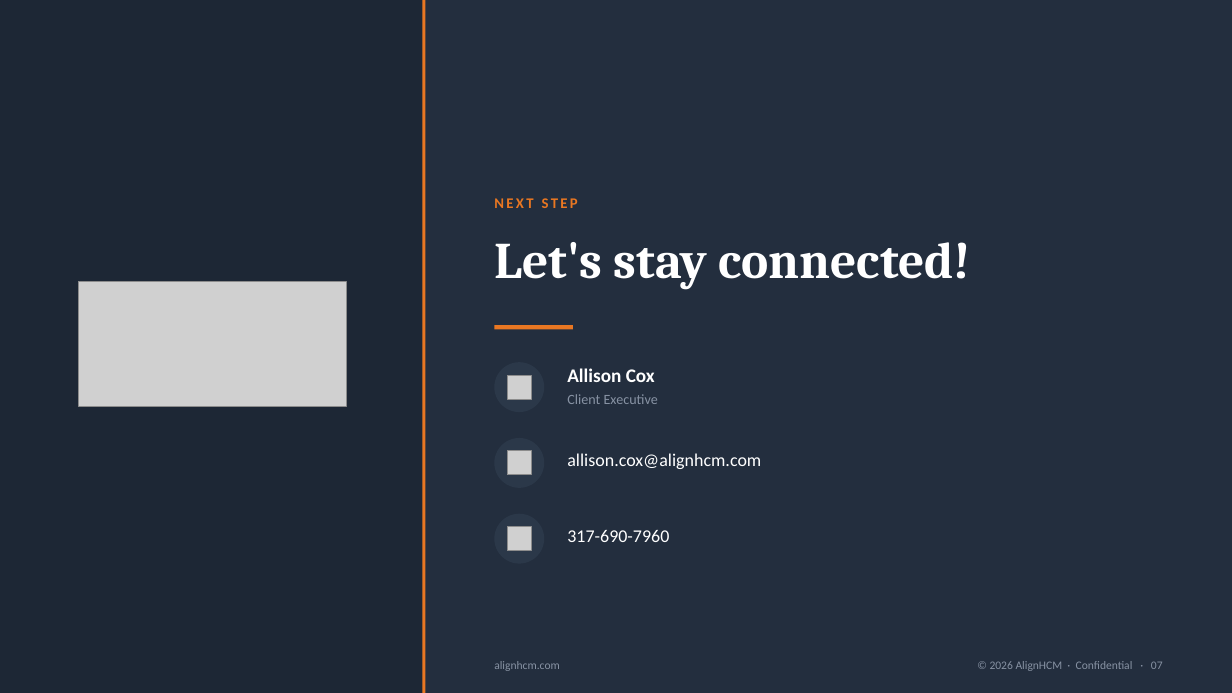
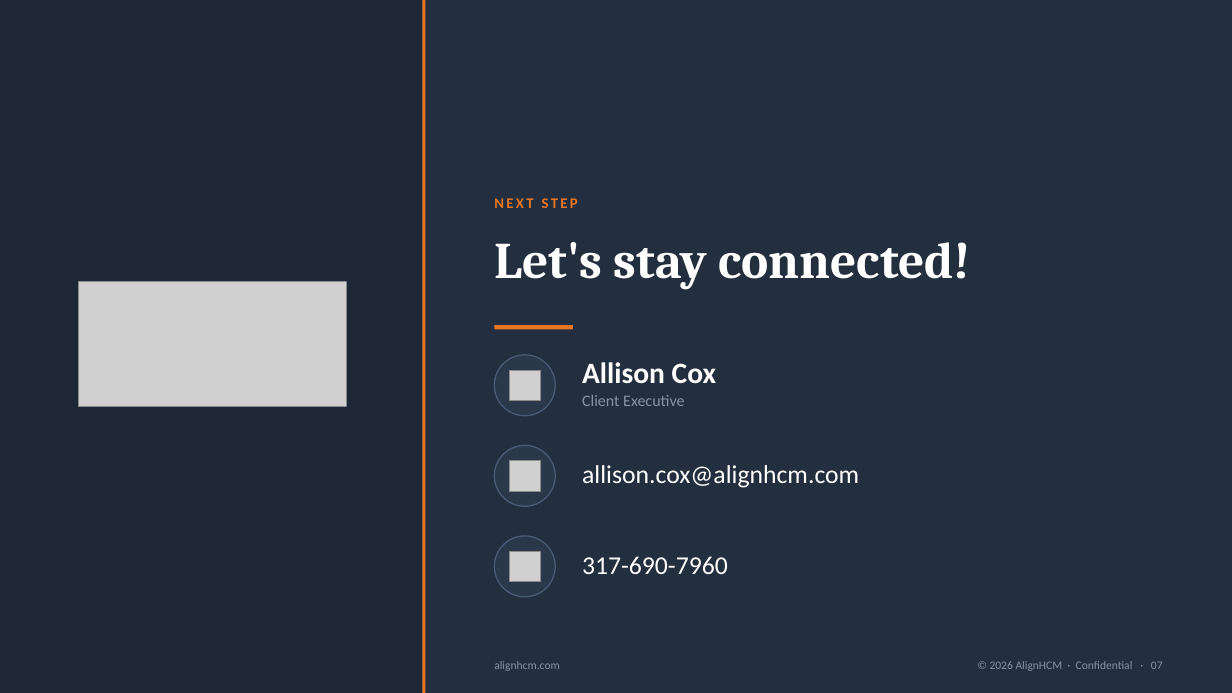
Before and after one commit to dillonmohr8777/client-operations-canonical, a slide deck: slide 7 of clients/align-hcm/deliverables/2026-08-12-bosley-hairclub-ukg-pro-merger-proposal/Align_HCM_Bosley_HairClub_UKG_Pro_Merger.pptx. Drawn at 1232x693 pixels with LibreOffice and Linux fonts; fonts in the diff are those of the drawing; grey boxes stand for pictures. Boxes give left, top, right and bottom in pixels: in the first picture for what was removed or moved away, otherwise in the second. Text is boxed around its words. In the diff, an @@ line names an element or a change of style, - is before the commit and + after.

```diff
--- a/clients/align-hcm/deliverables/2026-08-12-bosley-hairclub-ukg-pro-merger-proposal/Align_HCM_Bosley_HairClub_UKG_Pro_Merger.pptx
+++ b/clients/align-hcm/deliverables/2026-08-12-bosley-hairclub-ukg-pro-merger-proposal/Align_HCM_Bosley_HairClub_UKG_Pro_Merger.pptx
@@ ellipse: place and size @@
-ellipse at [494, 362, 544, 412]
+ellipse at [494, 355, 555, 416]
@@ text "Allison Cox": place and size @@
-text "Allison Cox" at [567, 368, 655, 382]
+text "Allison Cox" at [582, 362, 716, 384]
@@ text "Allison Cox" at [582, 362, 716, 384]: size 15 to 23 pt @@
@@ picture: place and size @@
-picture at [507, 375, 531, 399]
+picture at [509, 370, 540, 400]
@@ text "Client Executive": place and size @@
-text "Client Executive" at [567, 394, 658, 404]
+text "Client Executive" at [582, 395, 684, 406]
@@ text "Client Executive" at [582, 395, 684, 406]: size 11 to 12.5 pt @@
@@ ellipse: place and size @@
-ellipse at [494, 438, 544, 488]
+ellipse at [494, 445, 555, 506]
@@ picture: place and size @@
-picture at [507, 451, 531, 475]
+picture at [509, 461, 540, 492]
@@ text "allison.cox@alignhcm.com": place and size @@
-text "allison.cox@alignhcm.com" at [567, 453, 761, 469]
+text "allison.cox@alignhcm.com" at [582, 465, 859, 488]
@@ text "allison.cox@alignhcm.com" at [582, 465, 859, 488]: size 14 to 20 pt @@
@@ outline none to #4A5C75 1 pt in 3 elements at [494, 355, 555, 416], [494, 445, 555, 506], [494, 536, 555, 597] @@
@@ ellipse: place and size @@
-ellipse at [494, 514, 544, 564]
+ellipse at [494, 536, 555, 597]
@@ picture removed at [507, 527, 531, 551] @@
@@ picture added at [509, 551, 540, 581] @@
@@ text "317-690-7960" at [582, 556, 728, 574]: size 14 to 20 pt @@
@@ text "317-690-7960": place and size @@
-text "317-690-7960" at [567, 530, 669, 542]
+text "317-690-7960" at [582, 556, 728, 574]
```
Also in this commit, not shown: 5 other slides changed, 25 other files.
